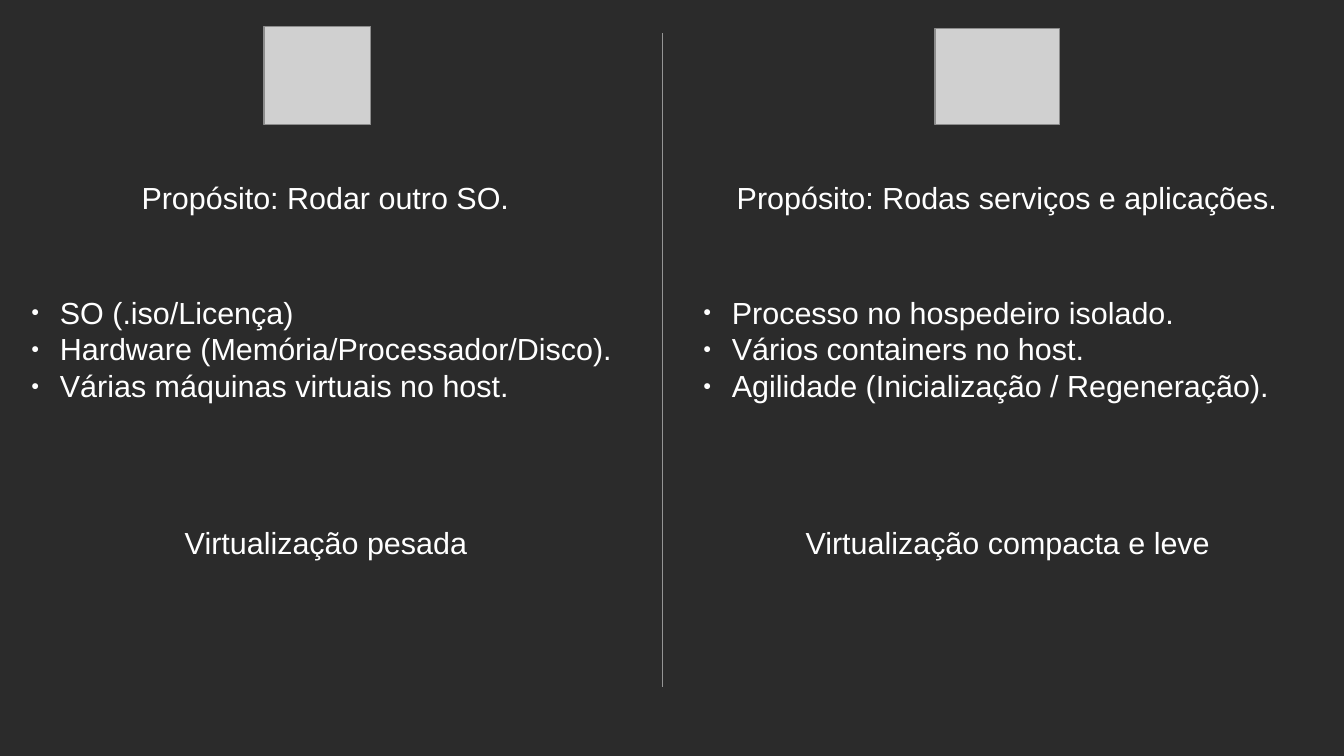
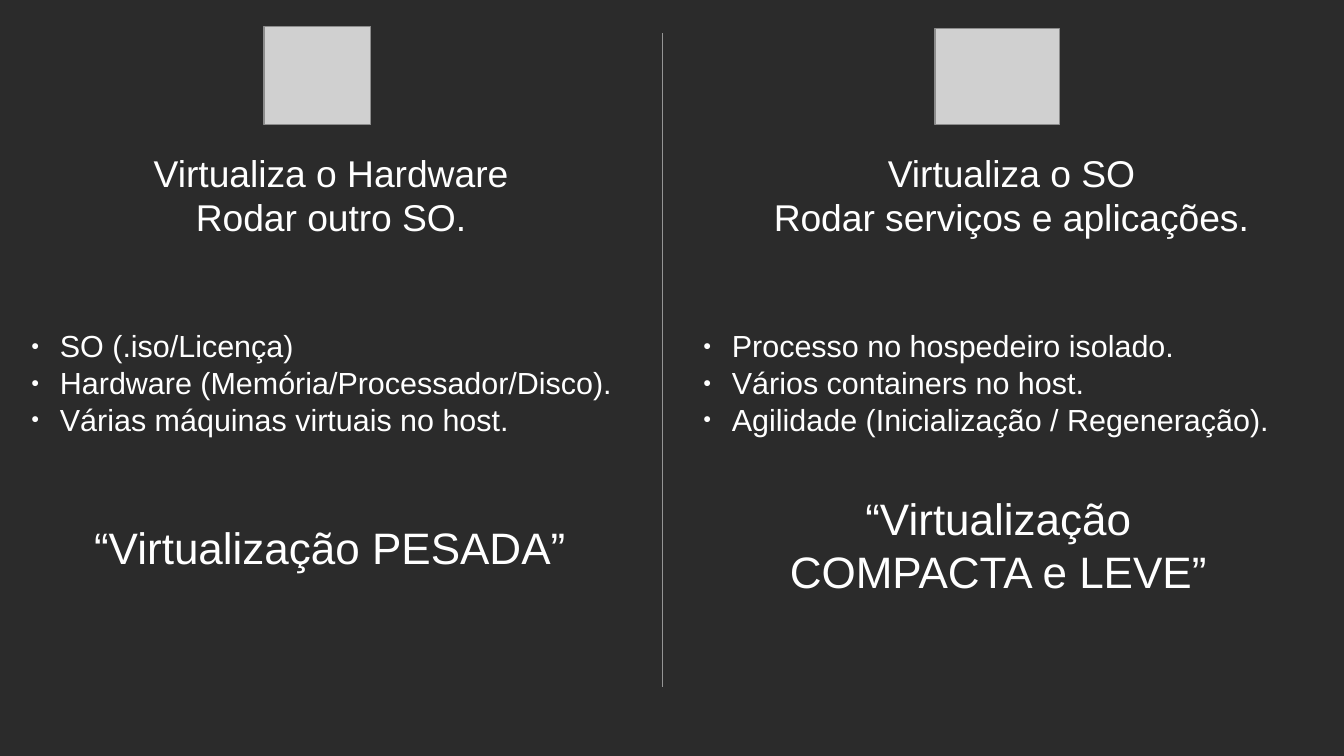
Before and after one commit to celsonery/kubernetes-docs, a slide deck: slide 3 of apresentacao_docker_kubernetes/apresentacao.odp. Drawn at 1344x756 pixels with LibreOffice and Linux fonts; fonts in the diff are those of the drawing; grey boxes stand for pictures; background and template pictures are left out; a plain dark background stands for a picture behind light text. Boxes give left, top, right and bottom in pixels: in the first picture for what was removed or moved away, otherwise in the second. Text is boxed around its words. In the diff, an @@ line names an element or a change of style, - is before the commit and + after.

```diff
--- a/apresentacao_docker_kubernetes/apresentacao.odp
+++ b/apresentacao_docker_kubernetes/apresentacao.odp
@@ text at <box>154,160,508,232</box>: text changed; size 18 to 22 pt @@
-Propósito: Rodar outro SO.
+Virtualiza o Hardware
+Rodar outro SO.
@@ text at <box>774,160,1249,239</box>: text changed; size 18 to 22 pt @@
-Propósito: Rodas serviços e aplicações.
+Virtualiza o SO
+Rodar serviços e aplicações.
@@ text "SO (.iso/Licença)": place and size @@
-text "SO (.iso/Licença)" at <box>60,302,611,403</box>
+text "SO (.iso/Licença)" at <box>60,335,611,437</box>
@@ text "Processo no hospedeiro isolado.": place and size @@
-text "Processo no hospedeiro isolado." at <box>732,302,1268,403</box>
+text "Processo no hospedeiro isolado." at <box>732,335,1268,437</box>
@@ text at <box>790,503,1206,589</box>: text changed; size 18 to 26 pt @@
-Virtualização compacta e leve
+“Virtualização
+COMPACTA e LEVE”
@@ text at <box>94,532,565,573</box>: text changed; size 18 to 26 pt @@
-Virtualização pesada
+“Virtualização PESADA”
```
Also in this commit, not shown: 2 other slides changed, 6 slides added, 3 slides removed, 6 other files.
